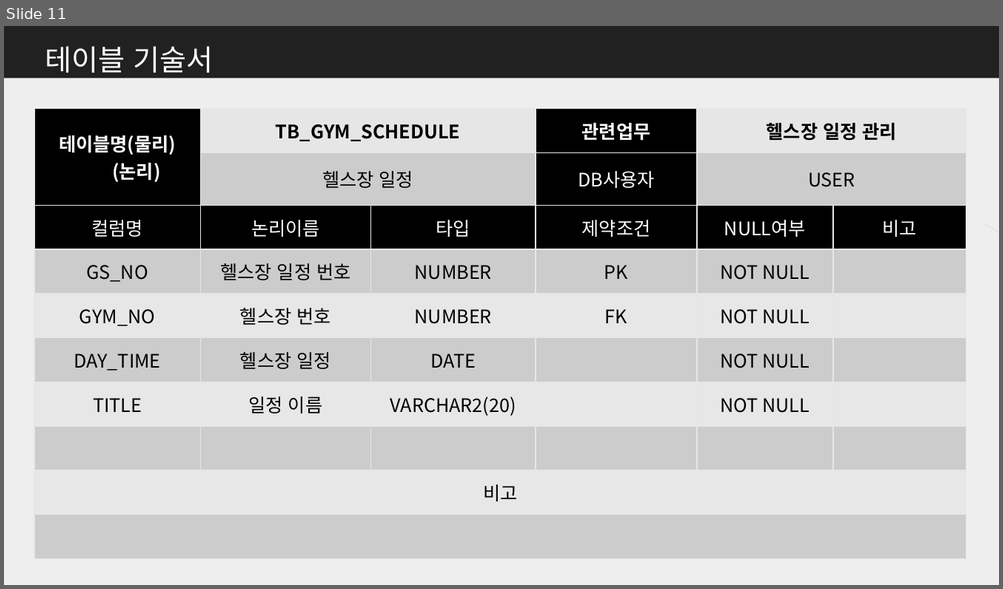
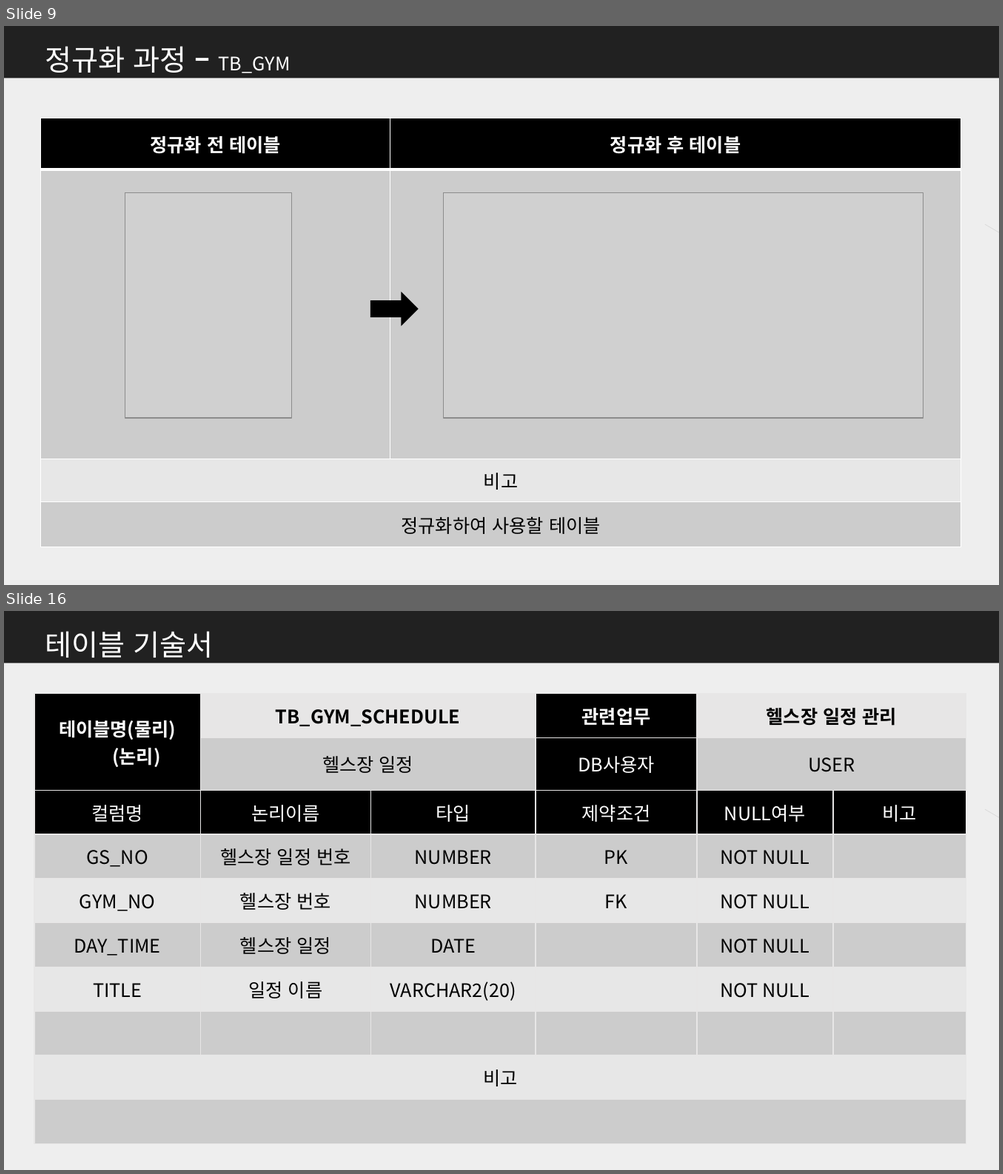
Before and after one commit to me0768/KHFinalProject, a slide deck: 보고서/DataBase설계서_Final_Project.pptx. Shown one above the other, each under a label of ours: slide 11 before the commit, slides 9 and 16 after it; the slides between them are not shown. The pictures are 1003x589 and 1003x1174 pixels, drawn with LibreOffice and Linux fonts; fonts in the diff are those of the drawing; grey boxes stand for pictures. Boxes give left, top, right and bottom in pixels: in the first picture for what was removed or moved away, otherwise in the second. Text is boxed around its words. In the diff, an @@ line names an element or a change of style, - is before the commit and + after.

```diff
--- a/보고서/DataBase설계서_Final_Project.pptx
+++ b/보고서/DataBase설계서_Final_Project.pptx
@@ slide 9 added at (x1=4, y1=26, x2=999, y2=585), background #EEEEEE @@
@@ rectangle added at (x1=4, y1=26, x2=999, y2=79), fill #212121 @@
@@ text added at (x1=45, y1=46, x2=290, y2=79), 28 pt, text #FFFFFF @@
+정규화 과정 – TB_GYM
@@ table added at (x1=40, y1=118, x2=961, y2=548), 4 rows, 2 columns @@
+정규화 전 테이블 | 정규화 후 테이블
+ | 
+비고 | 
+정규화하여 사용할 테이블 | 
@@ picture added at (x1=125, y1=193, x2=291, y2=418) @@
@@ picture added at (x1=444, y1=193, x2=923, y2=418) @@
@@ line added from (985, 224) to (999, 335), #D9D9D9 0.5 pt @@
@@ right arrow added at (x1=371, y1=293, x2=418, y2=325), fill #000000, outline #000000 1 pt @@
@@ what was slide 11 is now slide 16 @@
```
Also in this commit, not shown: 4 slides changed, 4 other slides added.
